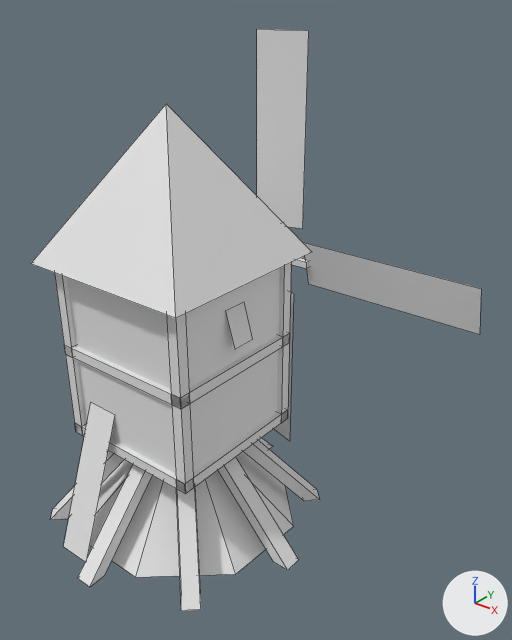
Before and after pictures for a commit that changed the Blender file 3DModels/BlendFiles/moulin.blend.
Rendered twice from a 50 mm camera at (4.99, -4.88, 5.87) aimed at (0.64, 0.56, 2.49). The lights are fixed; the arrows at lower right show +X, +Y and +Z. Mesh edges are drawn as thin lines.
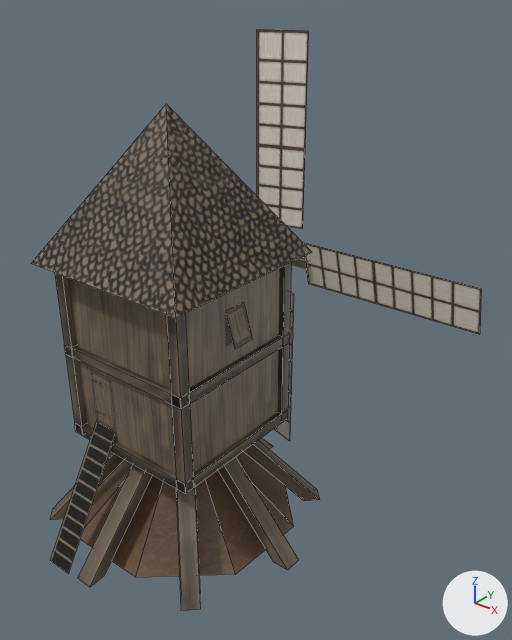
Commit message: Update du moulin et de la mine de pierre

The change in detail:
Picture 'moulin.png' (img_moulin_png) is new.
Material 'moulin.png' (mat_moulin_png) is new.
Its texture is img_moulin_png.
me_plane is used by ob_plane; location (-0.01, 0.43, 1.77).
me_plane had 226 vertices, 179 faces and spanned x -2.62..2.64, y -2.05..1.52, z -1.79..3.56.
me_plane now has 226 vertices, 179 faces and spans x -2.62..2.64, y -2.07..1.52, z -1.79..3.56.
Part 1, on me_plane:
Vertex 162 of me_plane moves from (-0.19, -1.85, -1.79) at pixel (86, 562) to (-0.21, -2.07, -1.79) at pixel (68, 574).
Vertex 163 of me_plane moves from (-0.6, -1.85, -1.79) at pixel (63, 546) to (-0.54, -2.07, -1.79) at pixel (50, 560).
Vertex 164 of me_plane moves from (-0.19, -1.24, -0.15) at pixel (115, 415) to (-0.21, -1.24, -0.38) at pixel (116, 432).
Vertex 165 of me_plane moves from (-0.6, -1.24, -0.15) at pixel (90, 402) to (-0.54, -1.24, -0.38) at pixel (96, 421).
me_plane part 2: 179 faces spanning x -2.62..2.64, y -2.07..1.52, z -1.79..3.56 switch from no material to mat_moulin_png (picture img_moulin_png).

Changed parts and their boxes (x1, y1, x2, y2) in the pictures (512 x 640 px; the box of a moved part takes in the faces that stretch with it):
part 1 of me_plane, moved or reshaped: before (63, 403, 115, 562); after (50, 422, 116, 574)
part 2 of me_plane, recoloured: (31, 29, 481, 611) in both
